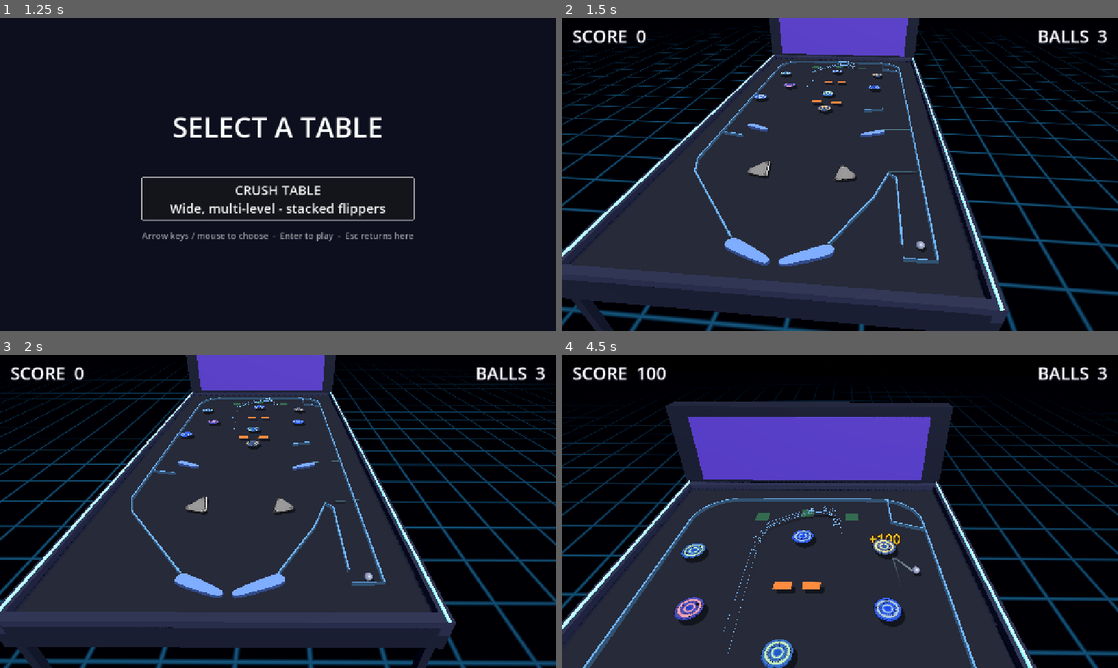
Above: before the commit, frames 1-4 (two rows, left to right).
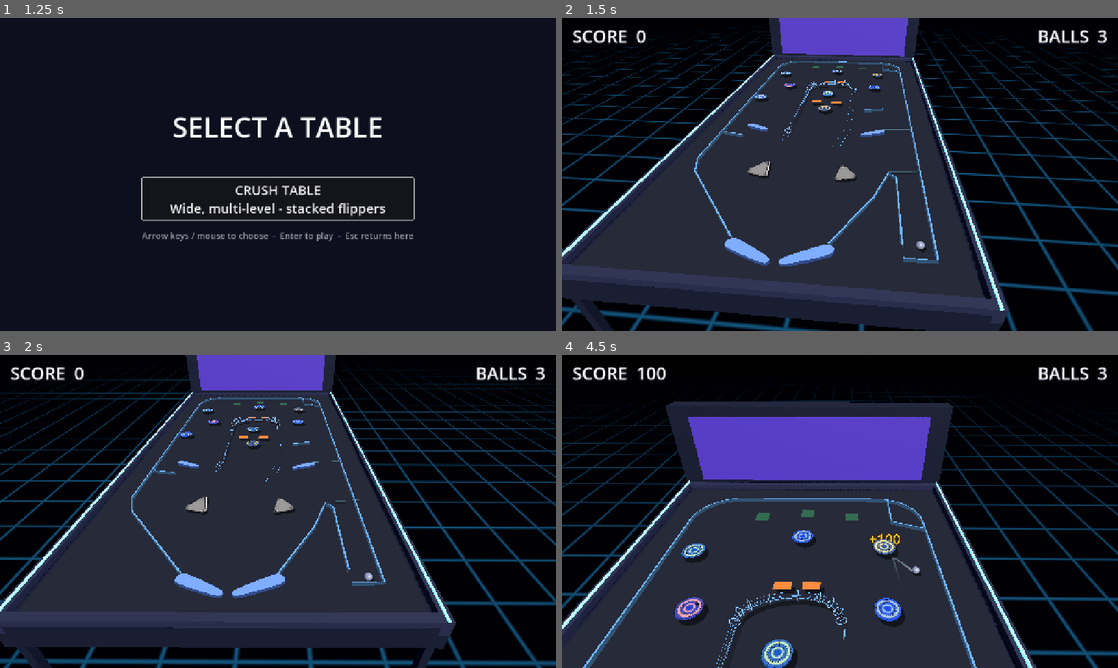
Above: after the commit, the same moments.

Repository: eddieedease/gdpb
Game: Godot game, scene res://scenes/table_select.tscn
Two runs of this game, one before a commit and one after it. Both use one fixed random seed, a clock stepped at 60 frames per second and the inputs below. Sound files missing from this copy of the repository are replaced by a short silence.
Inputs:
- Up to frame 1 (1.25 s): hold E (nudge_right) from 0.53 s (still down)
- Up to frame 2 (1.5 s): release E (nudge_right) at 1.25 s; click "CRUSH TABLE Wide, multi-level…" at 1.25 s
- Up to frame 3 (2 s): no input
- Up to frame 4 (4.5 s): hold Down (ui_down) 2.03-2.78 s; tap Space (launch) at 2.1, 3.6 s; hold E (nudge_right) 2.78-3.53 s; hold Space (launch) 2.78-3.53 s; hold Up (ui_up) 3.53-4.28 s; hold A (flipper_left) from 4.28 s (still down); hold Space (launch) from 4.28 s (still down)

Frame 1 is identical in both runs. In frame 2, 0.1% of the frame differs, in the area x 39-53%, y 13-42%; in frame 3, 0.1%; in frame 4, 0.4%, in the area x 27-52%, y 48-100%.

Commit message:
some layout changes

Diff:
--- a/scenes/advanced_table.tscn
+++ b/scenes/advanced_table.tscn
@@ -35,12 +35,12 @@
 [sub_resource type="RectangleShape2D" id="RectangleShape2D_dqafr"]
 size = Vector2(1280, 2560)
 
-[sub_resource type="Curve2D" id="Curve2D_gep3k"]
+[sub_resource type="Curve2D" id="Curve2D_djj64"]
 resource_local_to_scene = true
 _data = {
-"points": PackedVector2Array(-61.3171, 70.71116, 0, 0, -140, 40, 0, 0, 0, 0, -60.80017, -8.15686, 0, 0, 0, 0, 261.2328, -207.6612, 0, 0, 0, 0, 368.2727, -240.64569, 234.55101, -132.95148, -234.55101, 132.95148, 508.86215, 7.829956)
+"points": PackedVector2Array(0, 0, 0, 0, -193.34302, 108.89667, -52.359455, 32.18237, 52.359455, -32.18237, -54.069824, -4.0926514, 0, 0, 0, 0, 18.205627, -42.84326, 0, 0, 0, 0, 379.57715, -255.302, -104.75783, 57.57081, 104.75783, -57.57081, 514.2295, -331.27875, 121.906166, -70.6318, -121.906166, 70.6318, 684.14417, -89.06592, 0, 0, 0, 0, 164.36285, 219.38513, 0, 0, -40.408333, 8.647825, 128.0354, 231.05707, 0, 0, 0, 0, -84.321655, 300.96503)
 }
-point_count = 5
+point_count = 9
 
 [sub_resource type="ShaderMaterial" id="shader_vignette"]
 shader = ExtResource("18_vignette")
@@ -221,11 +221,13 @@
 rotation = -0.12
 
 [node name="ExampleRail" parent="." unique_id=689590988 instance=ExtResource("16_rail")]
-position = Vector2(506.05466, 795.30115)
+position = Vector2(511, 1524)
 rotation = -1.0062875
-scale = Vector2(1, 1.1120014)
-curve = SubResource("Curve2D_gep3k")
-channel_width = 70.0
+scale = Vector2(1.0395514, 1.1361759)
+curve = SubResource("Curve2D_djj64")
+channel_width = 50.0
+mouth_flare = 0.885
+smoothness = 2.982
 guide_strength = 6.0
 centering = 8.0
 
